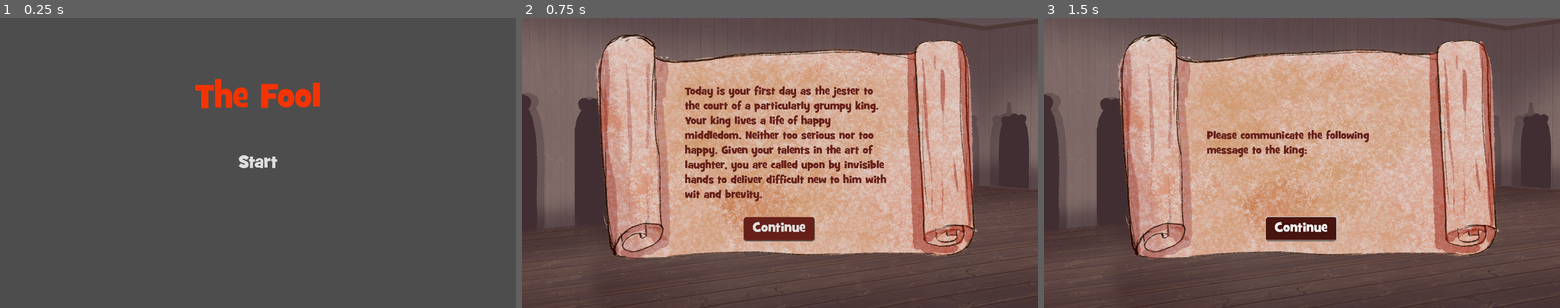
Above: before the commit, frames 1-3 (left to right).
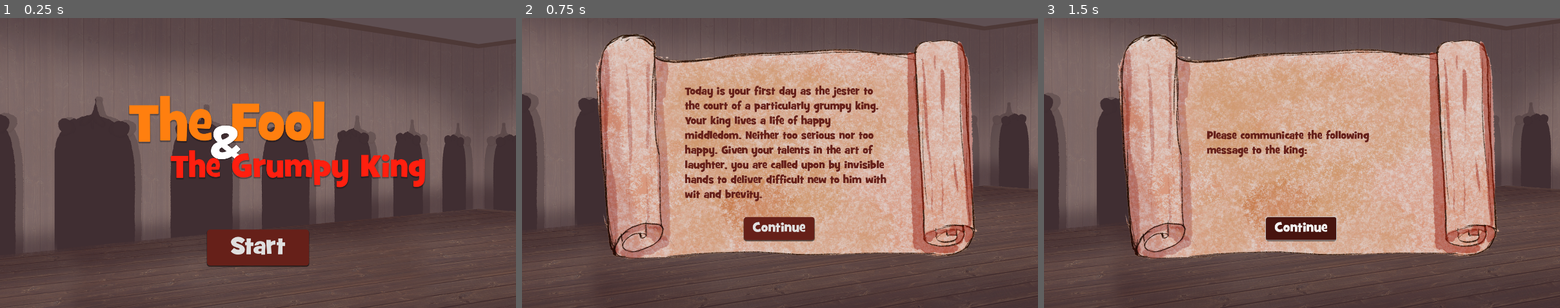
Above: after the commit, the same moments.

Repository: P-Wallis/GGJ-2024
Game: Godot game, scene res://Scenes/main.tscn
Two runs of this game, one before a commit and one after it. Both use one fixed random seed, a clock stepped at 60 frames per second and the inputs below.
Inputs:
- Up to frame 1 (0.25 s): no input
- Up to frame 2 (0.75 s): click "Start" at 0.5 s
- Up to frame 3 (1.5 s): click "Continue" at 1.25 s

The runs differ from the first frame. In frame 1, 59% of the frame differs, in the area x 0-100%, y 1-100%; in frame 2, nothing differs; in frame 3, nothing differs.

Commit message:
- Main scene and Intro styling

Diff:
--- a/Scenes/main.tscn
+++ b/Scenes/main.tscn
@@ -10,5 +10,6 @@
 [node name="AudioStreamPlayer" type="AudioStreamPlayer" parent="Node"]
 stream = ExtResource("1_xg7e2")
 autoplay = true
+bus = &"Music"
 
 [node name="StartScreen" parent="." instance=ExtResource("2_d1pbw")]
--- a/Scenes/startscreen.tscn
+++ b/Scenes/startscreen.tscn
@@ -1,11 +1,60 @@
-[gd_scene load_steps=5 format=3 uid="uid://d1asvb31lnw55"]
+[gd_scene load_steps=11 format=3 uid="uid://d1asvb31lnw55"]
 
+[ext_resource type="Texture2D" uid="uid://j6mtetcsh4ch" path="res://Assets/Sprites/BGbackground.png" id="1_gj6fh"]
 [ext_resource type="FontFile" uid="uid://dd7gumdjab30j" path="res://Assets/Fonts/GRILLEDCHEESE_BTN.TTF" id="1_gmex8"]
 [ext_resource type="Script" path="res://Scripts/UI/startbutton.gd" id="2_8f7rs"]
 
-[sub_resource type="Theme" id="Theme_kubys"]
+[sub_resource type="StyleBoxFlat" id="StyleBoxFlat_uo05d"]
+bg_color = Color(0.399431, 0.124447, 0.100438, 1)
+corner_radius_top_left = 10
+corner_radius_top_right = 10
+corner_radius_bottom_right = 10
+corner_radius_bottom_left = 10
+shadow_size = 3
+shadow_offset = Vector2(0, 3)
+
+[sub_resource type="StyleBoxFlat" id="StyleBoxFlat_qpyqu"]
+bg_color = Color(0.278431, 0.0784314, 0.0588235, 1)
+corner_radius_top_left = 10
+corner_radius_top_right = 10
+corner_radius_bottom_right = 10
+corner_radius_bottom_left = 10
+shadow_size = 3
+shadow_offset = Vector2(0, 3)
+
+[sub_resource type="StyleBoxFlat" id="StyleBoxFlat_i4wvd"]
+bg_color = Color(0.2, 0.0470588, 0.0313726, 1)
+corner_radius_top_left = 10
+corner_radius_top_right = 10
+corner_radius_bottom_right = 10
+corner_radius_bottom_left = 10
+shadow_size = 3
+shadow_offset = Vector2(0, 3)
 
 [sub_resource type="Theme" id="Theme_kwp86"]
+
+[sub_resource type="LabelSettings" id="LabelSettings_akm27"]
+font = ExtResource("1_gmex8")
+font_size = 200
+font_color = Color(1, 0.498039, 0.0588235, 1)
+shadow_size = 10
+shadow_color = Color(0, 0, 0, 0.196078)
+shadow_offset = Vector2(0, 4)
+
+[sub_resource type="LabelSettings" id="LabelSettings_56x0w"]
+font = ExtResource("1_gmex8")
+font_size = 170
+shadow_size = 10
+shadow_color = Color(0, 0, 0, 0.196078)
+shadow_offset = Vector2(0, 1)
+
+[sub_resource type="LabelSettings" id="LabelSettings_hy264"]
+font = ExtResource("1_gmex8")
+font_size = 120
+font_color = Color(1, 0.121569, 0.0588235, 1)
+shadow_size = 10
+shadow_color = Color(0, 0, 0, 0.196078)
+shadow_offset = Vector2(0, 4)
 
 [node name="StartScreen" type="Node2D"]
 
@@ -19,30 +68,36 @@
 grow_horizontal = 2
 grow_vertical = 2
 
+[node name="TextureRect" type="TextureRect" parent="CanvasLayer/Control"]
+layout_mode = 0
+offset_right = 40.0
+offset_bottom = 40.0
+texture = ExtResource("1_gj6fh")
+
 [node name="Button" type="Button" parent="CanvasLayer/Control" node_paths=PackedStringArray("startScreen")]
-custom_minimum_size = Vector2(200, 200)
 layout_mode = 1
-anchors_preset = 8
+anchors_preset = 7
 anchor_left = 0.5
-anchor_top = 0.5
+anchor_top = 1.0
 anchor_right = 0.5
-anchor_bottom = 0.5
-offset_left = -23.0
-offset_top = -15.5
-offset_right = 23.0
-offset_bottom = 15.5
+anchor_bottom = 1.0
+offset_left = -189.0
+offset_top = -292.0
+offset_right = 189.0
+offset_bottom = -158.0
 grow_horizontal = 2
-grow_vertical = 2
-theme = SubResource("Theme_kubys")
-theme_type_variation = &"FlatButton"
+grow_vertical = 0
 theme_override_fonts/font = ExtResource("1_gmex8")
-theme_override_font_sizes/font_size = 64
-text = "Start"
+theme_override_font_sizes/font_size = 90
+theme_override_styles/normal = SubResource("StyleBoxFlat_uo05d")
+theme_override_styles/hover = SubResource("StyleBoxFlat_qpyqu")
+theme_override_styles/pressed = SubResource("StyleBoxFlat_i4wvd")
+text = "Start
+"
 script = ExtResource("2_8f7rs")
 startScreen = NodePath("../../..")
 
-[node name="RichTextLabel" type="RichTextLabel" parent="CanvasLayer/Control"]
-clip_contents = false
+[node name="Title1" type="Label" parent="CanvasLayer/Control"]
 custom_minimum_size = Vector2(500, 200)
 layout_mode = 1
 anchors_preset = 8
@@ -50,15 +105,54 @@
 anchor_top = 0.5
 anchor_right = 0.5
 anchor_bottom = 0.5
-offset_left = -20.0
-offset_top = -242.0
-offset_right = 20.0
-offset_bottom = -202.0
+offset_left = -481.0
+offset_top = -263.0
+offset_right = 251.0
+offset_bottom = -7.0
 grow_horizontal = 2
 grow_vertical = 2
 theme = SubResource("Theme_kwp86")
-theme_override_colors/default_color = Color(0.956863, 0.203922, 0, 1)
-theme_override_fonts/normal_font = ExtResource("1_gmex8")
-theme_override_font_sizes/normal_font_size = 128
-bbcode_enabled = true
-text = "[center]The Fool[/center]"
+text = "The Fool"
+label_settings = SubResource("LabelSettings_akm27")
+horizontal_alignment = 1
+vertical_alignment = 1
+
+[node name="Title3" type="Label" parent="CanvasLayer/Control"]
+custom_minimum_size = Vector2(500, 200)
+layout_mode = 1
+anchors_preset = 8
+anchor_left = 0.5
+anchor_top = 0.5
+anchor_right = 0.5
+anchor_bottom = 0.5
+offset_left = -370.0
+offset_top = -166.0
+offset_right = 130.0
+offset_bottom = 52.0
+grow_horizontal = 2
+grow_vertical = 2
+theme = SubResource("Theme_kwp86")
+text = "&"
+label_settings = SubResource("LabelSettings_56x0w")
+horizontal_alignment = 1
+vertical_alignment = 1
+
+[node name="Title2" type="Label" parent="CanvasLayer/Control"]
+custom_minimum_size = Vector2(500, 200)
+layout_mode = 1
+anchors_preset = 8
+anchor_left = 0.5
+anchor_top = 0.5
+anchor_right = 0.5
+anchor_bottom = 0.5
+offset_left = -326.0
+offset_top = -79.0
+offset_right = 625.0
+offset_bottom = 121.0
+grow_horizontal = 2
+grow_vertical = 2
+theme = SubResource("Theme_kwp86")
+text = "The Grumpy King"
+label_settings = SubResource("LabelSettings_hy264")
+horizontal_alignment = 1
+vertical_alignment = 1
--- a/default_bus_layout.tres
+++ b/default_bus_layout.tres
@@ -5,7 +5,7 @@
 bus/1/solo = false
 bus/1/mute = false
 bus/1/bypass_fx = false
-bus/1/volume_db = 0.0
+bus/1/volume_db = -12.6397
 bus/1/send = &"Master"
 bus/2/name = &"FX"
 bus/2/solo = false
